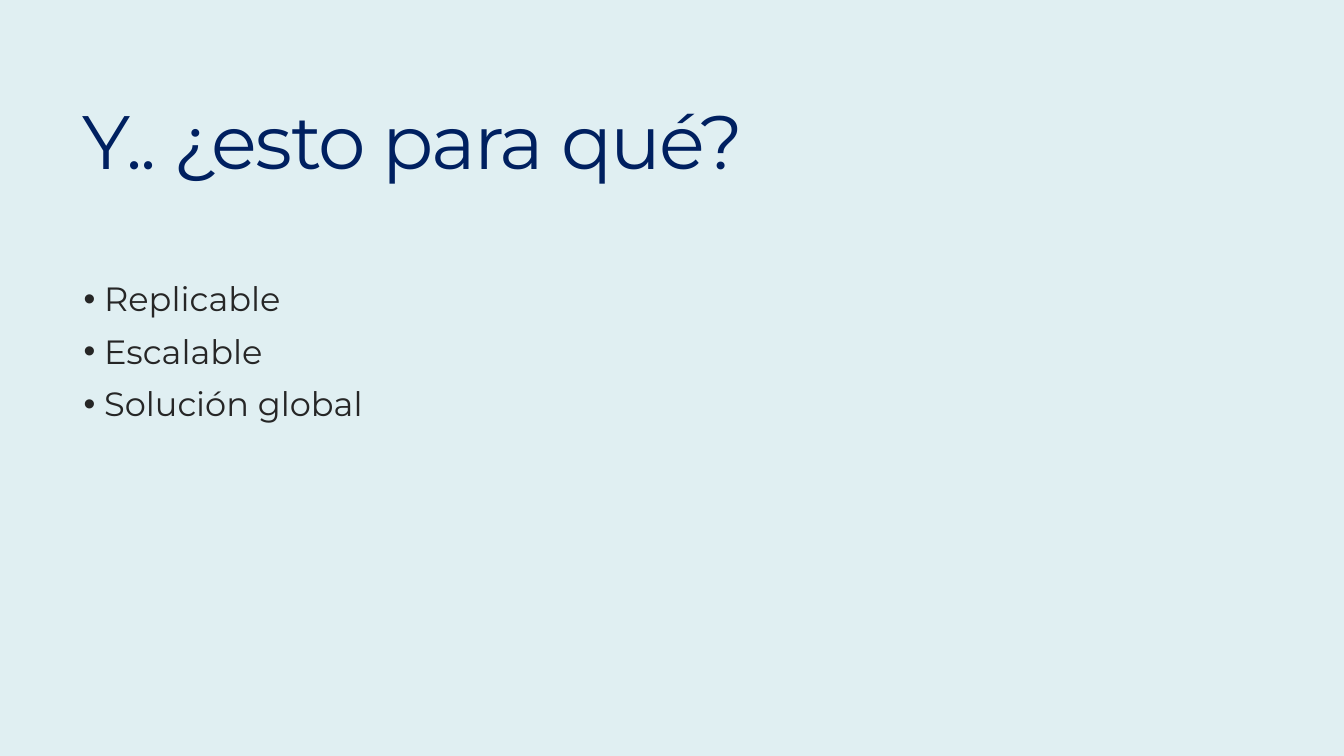
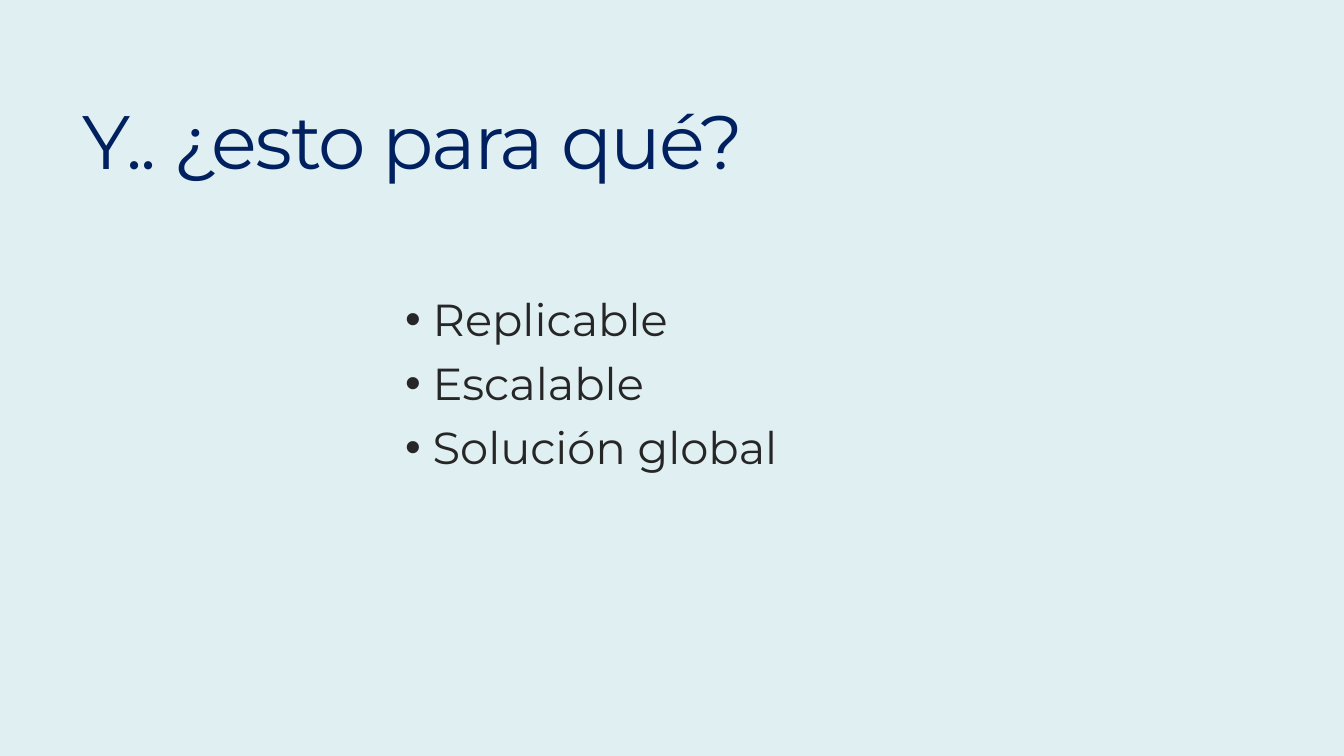
Before and after one commit to iaguerri/climate_change_cities, a slide deck: slide 5 of Ironhack.pptx. Drawn at 1344x756 pixels with LibreOffice and Linux fonts; fonts in the diff are those of the drawing. Boxes give left, top, right and bottom in pixels: in the first picture for what was removed or moved away, otherwise in the second. Text is boxed around its words. In the diff, an @@ line names an element or a change of style, - is before the commit and + after.

```diff
--- a/Ironhack.pptx
+++ b/Ironhack.pptx
@@ text "Replicable": place and size @@
-text "Replicable" at (104, 286, 363, 423)
+text "Replicable" at (433, 302, 778, 473)
@@ text "Replicable" at (433, 302, 778, 473): size 24 to 32 pt @@
```
Also in this commit, not shown: 1 other slide changed, 1 other file.
